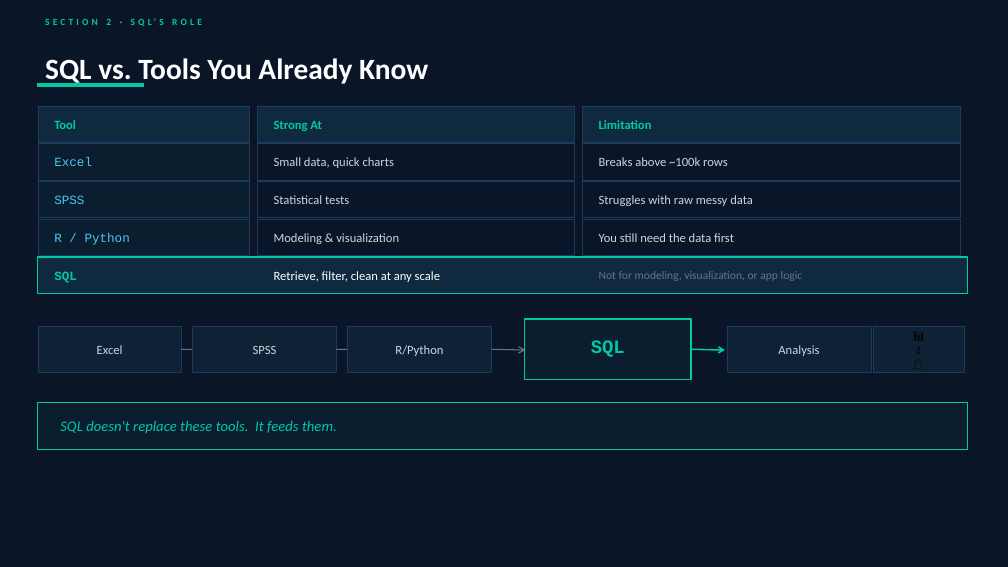
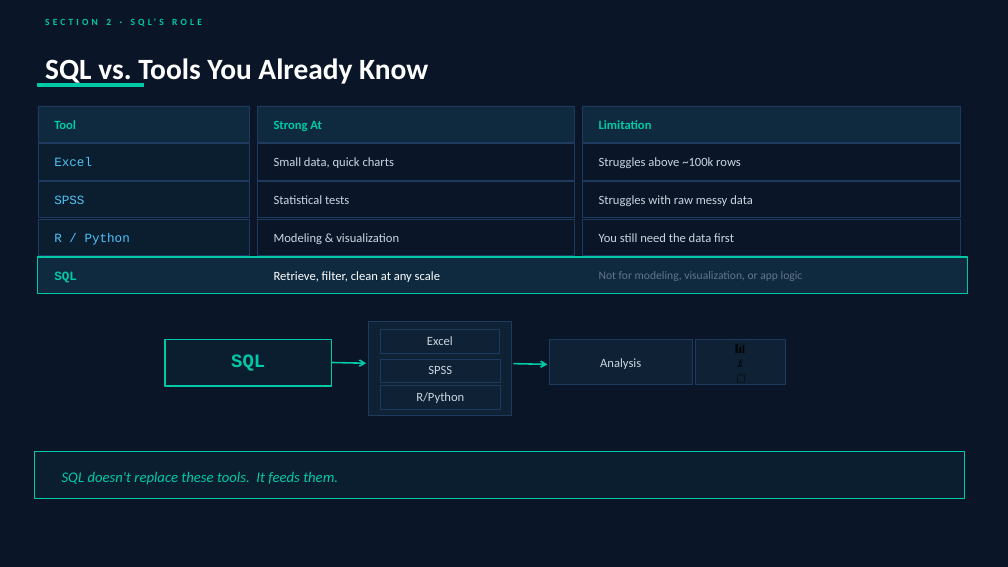
Before and after one commit to rachellvinculado/sql-seminar-nsm2026, a slide deck: slide 8 of SQL_Seminar_Deck_102026.pptx (slide 7 before the commit). Drawn at 1008x567 pixels with LibreOffice and Linux fonts; fonts in the diff are those of the drawing. Boxes give left, top, right and bottom in pixels: in the first picture for what was removed or moved away, otherwise in the second. Text is boxed around its words. In the diff, an @@ line names an element or a change of style, - is before the commit and + after.

```diff
--- a/SQL_Seminar_Deck_102026.pptx
+++ b/SQL_Seminar_Deck_102026.pptx
@@ text at (x1=599, y1=157, x2=741, y2=168): text changed @@
-Breaks above ~100k rows
+Struggles above ~100k rows
@@ rectangle removed at (x1=38, y1=327, x2=181, y2=372) @@
@@ rectangle added at (x1=368, y1=321, x2=512, y2=415), fill #0F2235, outline #1E3A5F 0.5 pt @@
@@ rectangle removed at (x1=525, y1=319, x2=691, y2=380) @@
@@ text "SQL" moved from (x1=591, y1=340, x2=625, y2=357) to (x1=231, y1=354, x2=265, y2=371) @@
@@ rectangle resized from (x1=193, y1=327, x2=337, y2=372) to (x1=165, y1=340, x2=331, y2=386) @@
@@ rectangle at (x1=165, y1=340, x2=331, y2=386): fill #0F2235 to #0A1E30; outline #1E3A5F 0.5 pt to #00C9A7 1.2 pt @@
@@ arrow removed from (181, 349) to (216, 350) @@
@@ rectangle resized from (x1=348, y1=327, x2=492, y2=372) to (x1=380, y1=330, x2=500, y2=353) @@
@@ rectangle added at (x1=380, y1=359, x2=500, y2=383), fill #0F2235, outline #1E3A5F 0.5 pt @@
@@ text "Excel" moved from (x1=97, y1=345, x2=123, y2=354) to (x1=427, y1=336, x2=453, y2=345) @@
@@ arrow removed from (492, 349) to (526, 350) @@
@@ arrow moved from (337, 349) - (371, 350) to (332, 362) - (366, 363) @@
@@ arrow (332, 362) - (366, 363): stroke #64748B 1 pt to #00C9A7 1.5 pt @@
@@ rectangle added at (x1=380, y1=386, x2=500, y2=409), fill #0F2235, outline #1E3A5F 0.5 pt @@
@@ text "R/Python" moved from (x1=395, y1=345, x2=443, y2=356) to (x1=416, y1=392, x2=464, y2=403) @@
@@ text "SPSS" moved from (x1=253, y1=346, x2=277, y2=354) to (x1=428, y1=366, x2=452, y2=374) @@
@@ 3 texts, 2 rectangles, 1 arrow moved together from (x1=691, y1=327, x2=964, y2=372) to (x1=513, y1=340, x2=786, y2=385) @@
@@ text "📋" rewrapped from (x1=873, y1=356, x2=964, y2=371) to (x1=701, y1=371, x2=782, y2=384) @@
@@ rectangle moved from (x1=38, y1=402, x2=968, y2=449) to (x1=35, y1=451, x2=965, y2=498) @@
@@ text "SQL doesn't replace these tools. ..." moved from (x1=60, y1=421, x2=337, y2=434) to (x1=62, y1=472, x2=338, y2=485) @@
```
Also in this commit, not shown: 17 other slides changed, 7 slides removed, 1 other file.
